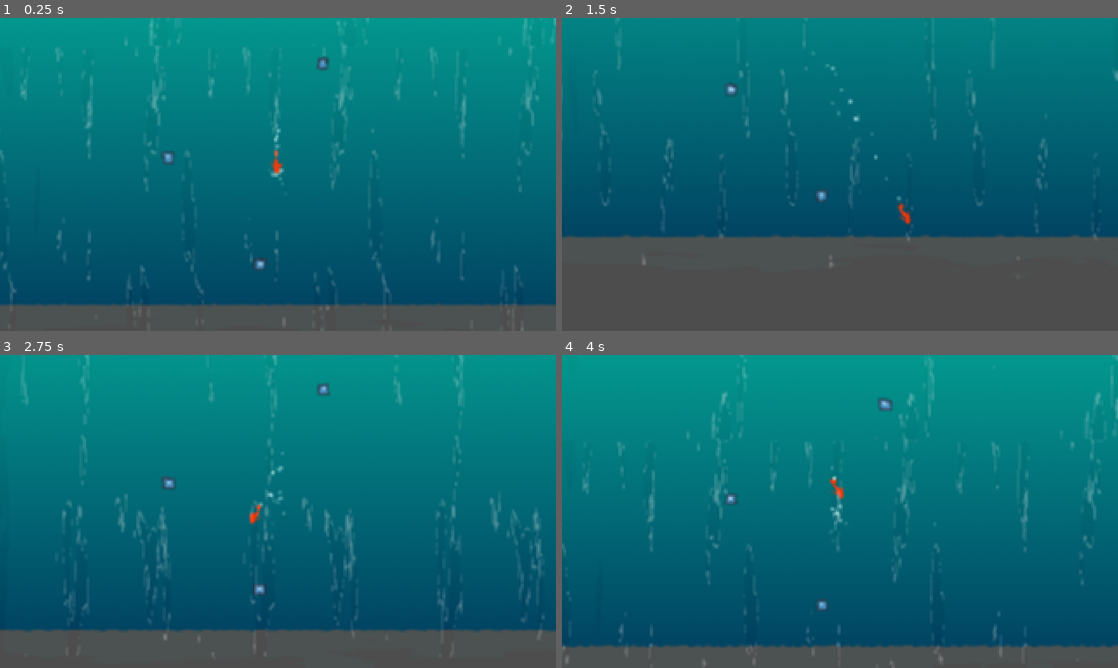
Above: before the commit, frames 1-4 (two rows, left to right).
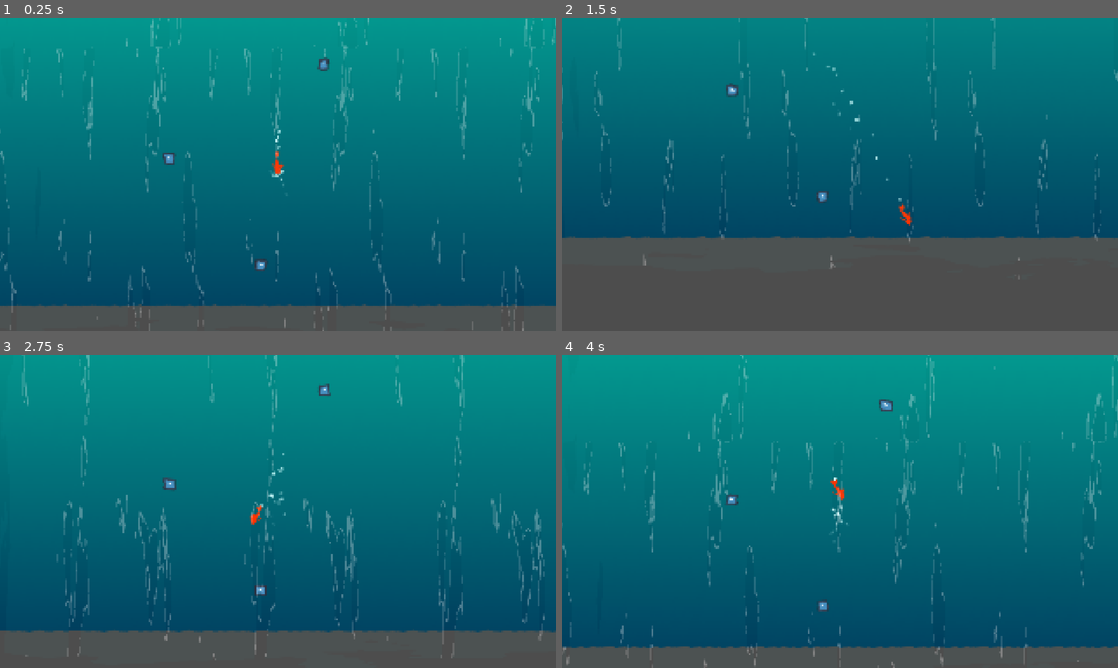
Above: after the commit, the same moments.

Repository: ojaskavathe/cascade
Game: Godot game, scene res://game.tscn
The game is run twice, just before and just after one commit, with the same random seed, the same clock (stepped at 60 frames per second) and the same inputs. The engine's default icon, where the game draws it, is replaced by a stand-in: a white triangle on a blue panel in a dark square.
Inputs (mouse positions are in pixels of both pictures, inside the frame that each line leads up to):
- Up to frame 1 (0.25 s): no input
- Up to frame 2 (1.5 s): move the mouse to (962, 158) at 0.52 s; hold D (right) from 0.53 s (still down); tap Space (jump) at 0.77 s; move the mouse to (728, 190) at 1.27 s
- Up to frame 3 (2.75 s): tap Space (jump) at 1.52 s; move the mouse to (333, 442) at 2.02 s; release D (right) at 2.03 s; hold A (left) from 2.03 s (still down)
- Up to frame 4 (4 s): move the mouse to (812, 574) at 2.77 s; release A (left) at 2.78 s; hold D (right) from 2.78 s (still down); tap Space (jump) at 3.02, 3.77 s; move the mouse to (1006, 558) at 3.52 s

The runs differ from the first frame. In frame 1, 2.4% of the frame differs, in the area x 0-100%, y 0-100%; in frame 2, 1.3%; in frame 3, 2.5%, in the area x 0-100%, y 0-97%; in frame 4, 2.2%.

Commit message:
Moved level specific stuff out of Game

Diff:
--- a/game.tscn
+++ b/game.tscn
@@ -1,23 +1,9 @@
-[gd_scene load_steps=9 format=3 uid="uid://beenaw7n1s61s"]
+[gd_scene load_steps=5 format=3 uid="uid://beenaw7n1s61s"]
 
 [ext_resource type="Script" path="res://game.gd" id="1_07ca5"]
 [ext_resource type="PackedScene" uid="uid://d0vrcis6rns5i" path="res://entity/player/player.tscn" id="1_xm3l1"]
 [ext_resource type="PackedScene" uid="uid://dqa5gpiw17hjv" path="res://entity/player/camera.tscn" id="2_gli7r"]
 [ext_resource type="PackedScene" uid="uid://ctjtcrv6lr21" path="res://level/debug_0.tscn" id="5_mw1jd"]
-[ext_resource type="Shader" path="res://assets/shader/pixelate.gdshader" id="5_pfusk"]
-
-[sub_resource type="WorldBoundaryShape2D" id="WorldBoundaryShape2D_oy5lq"]
-normal = Vector2(1, 0)
-distance = -480.0
-
-[sub_resource type="WorldBoundaryShape2D" id="WorldBoundaryShape2D_iw3p7"]
-normal = Vector2(-1, 0)
-distance = -480.0
-
-[sub_resource type="ShaderMaterial" id="ShaderMaterial_0v5xe"]
-shader = ExtResource("5_pfusk")
-shader_parameter/x = 320
-shader_parameter/y = 180
 
 [node name="Game" type="Node2D"]
 script = ExtResource("1_07ca5")
@@ -28,26 +14,4 @@
 [node name="Camera" parent="." instance=ExtResource("2_gli7r")]
 position = Vector2(640, 400)
 
-[node name="Bounds" type="StaticBody2D" parent="."]
-position = Vector2(640, 0)
-
-[node name="Left" type="CollisionShape2D" parent="Bounds"]
-position = Vector2(0, 648)
-shape = SubResource("WorldBoundaryShape2D_oy5lq")
-
-[node name="Right" type="CollisionShape2D" parent="Bounds"]
-position = Vector2(0, 648)
-shape = SubResource("WorldBoundaryShape2D_iw3p7")
-
-[node name="CanvasLayer" type="CanvasLayer" parent="."]
-
-[node name="ColorRect" type="ColorRect" parent="CanvasLayer"]
-material = SubResource("ShaderMaterial_0v5xe")
-anchors_preset = 15
-anchor_right = 1.0
-anchor_bottom = 1.0
-grow_horizontal = 2
-grow_vertical = 2
-metadata/_edit_use_anchors_ = true
-
 [node name="Debug0" parent="." instance=ExtResource("5_mw1jd")]
--- a/level/debug_0.tscn
+++ b/level/debug_0.tscn
@@ -19,6 +19,14 @@
 height = 720
 fill_to = Vector2(0, 1)
 metadata/_snap_enabled = true
+
+[sub_resource type="WorldBoundaryShape2D" id="WorldBoundaryShape2D_7dbm0"]
+normal = Vector2(1, 0)
+distance = -480.0
+
+[sub_resource type="WorldBoundaryShape2D" id="WorldBoundaryShape2D_5m7jm"]
+normal = Vector2(-1, 0)
+distance = -480.0
 
 [node name="Debug0" type="Node2D"]
 
@@ -57,3 +65,14 @@
 
 [node name="BottomKillzone" parent="." instance=ExtResource("4_ohvmd")]
 position = Vector2(0, 714)
+
+[node name="Bounds" type="StaticBody2D" parent="."]
+position = Vector2(640, 0)
+
+[node name="Left" type="CollisionShape2D" parent="Bounds"]
+position = Vector2(0, 648)
+shape = SubResource("WorldBoundaryShape2D_7dbm0")
+
+[node name="Right" type="CollisionShape2D" parent="Bounds"]
+position = Vector2(0, 648)
+shape = SubResource("WorldBoundaryShape2D_5m7jm")
Not shown: 1 places in level/debug_0.tscn that only renumber resources
